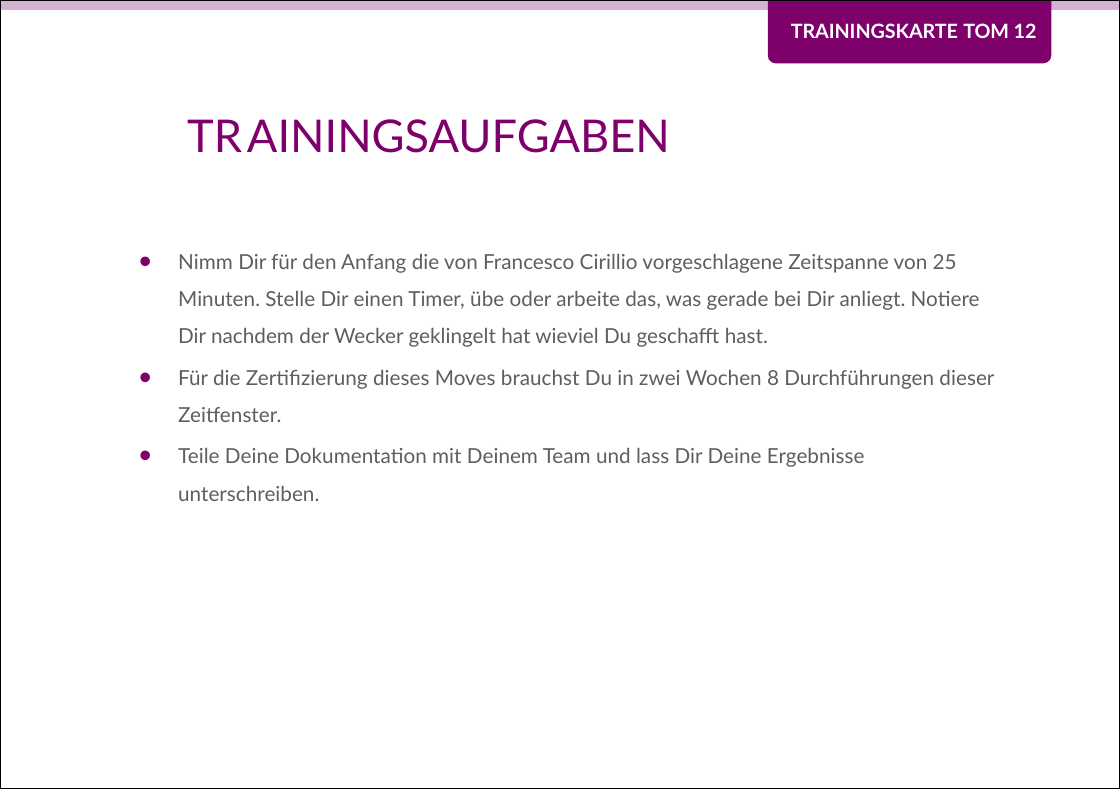
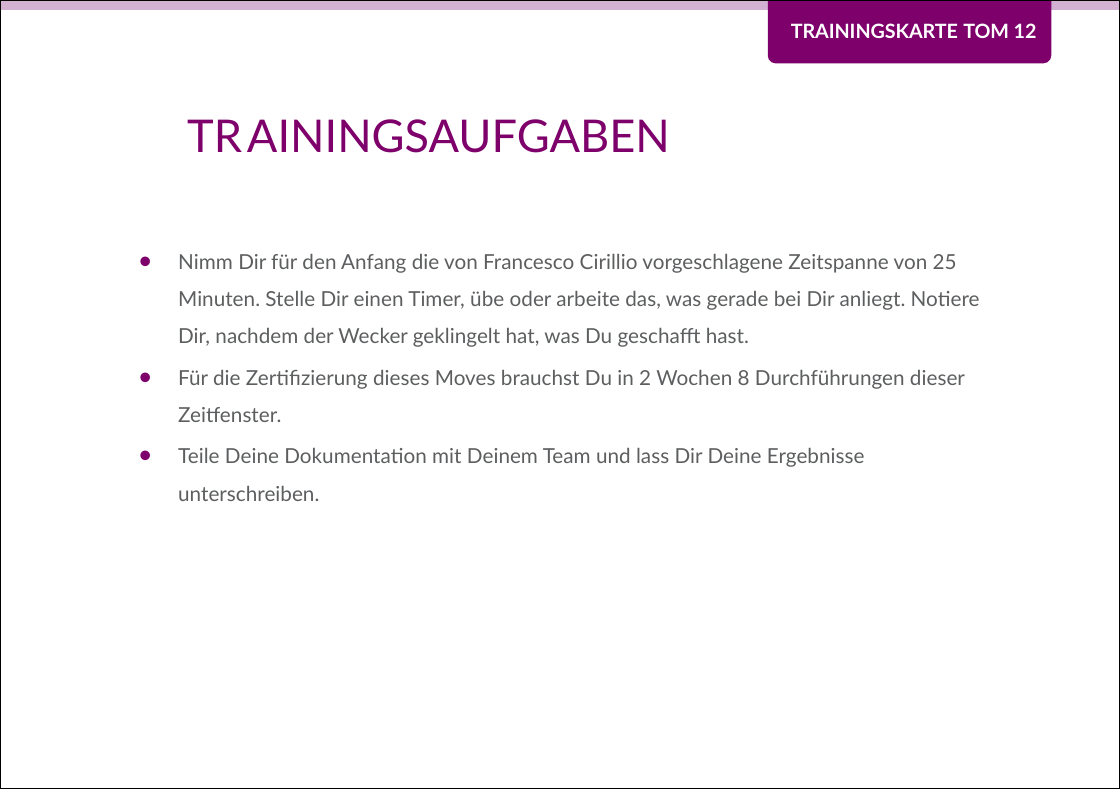
Before and after one commit to Teamtool/training-materials, a slide deck: slide 2 of music moves/Tomatoes (TOM)/ger/apprentice/ger_TOM_12_Was_passt_in_eine_Tomate_MM_A.pptx. Drawn at 1120x789 pixels with LibreOffice and Linux fonts; fonts in the diff are those of the drawing; background and template pictures are left out. Boxes give left, top, right and bottom in pixels: in the first picture for what was removed or moved away, otherwise in the second. Text is boxed around its words. In the diff, an @@ line names an element or a change of style, - is before the commit and + after.

```diff
--- a/music moves/Tomatoes (TOM)/ger/apprentice/ger_TOM_12_Was_passt_in_eine_Tomate_MM_A.pptx
+++ b/music moves/Tomatoes (TOM)/ger/apprentice/ger_TOM_12_Was_passt_in_eine_Tomate_MM_A.pptx
@@ text at box(178, 254, 980, 422): text changed @@
-• Nimm Dir für den Anfang die von Francesco Cirillio vorgeschlagene Zeitspanne von 25 Minuten. Stelle Dir einen Timer, übe oder arbeite das, was gerade bei Dir anliegt. Notiere Dir nachdem der Wecker geklingelt hat wieviel Du geschafft hast.
-• Für die Zertifizierung dieses Moves brauchst Du in zwei Wochen 8 Durchführungen dieser Zeitfenster.
+• Nimm Dir für den Anfang die von Francesco Cirillio vorgeschlagene Zeitspanne von 25 Minuten. Stelle Dir einen Timer, übe oder arbeite das, was gerade bei Dir anliegt. Notiere Dir, nachdem der Wecker geklingelt hat, was Du geschafft hast.
+• Für die Zertifizierung dieses Moves brauchst Du in 2 Wochen 8 Durchführungen dieser Zeitfenster.
```
Also in this commit, not shown: 1 other slide changed.
